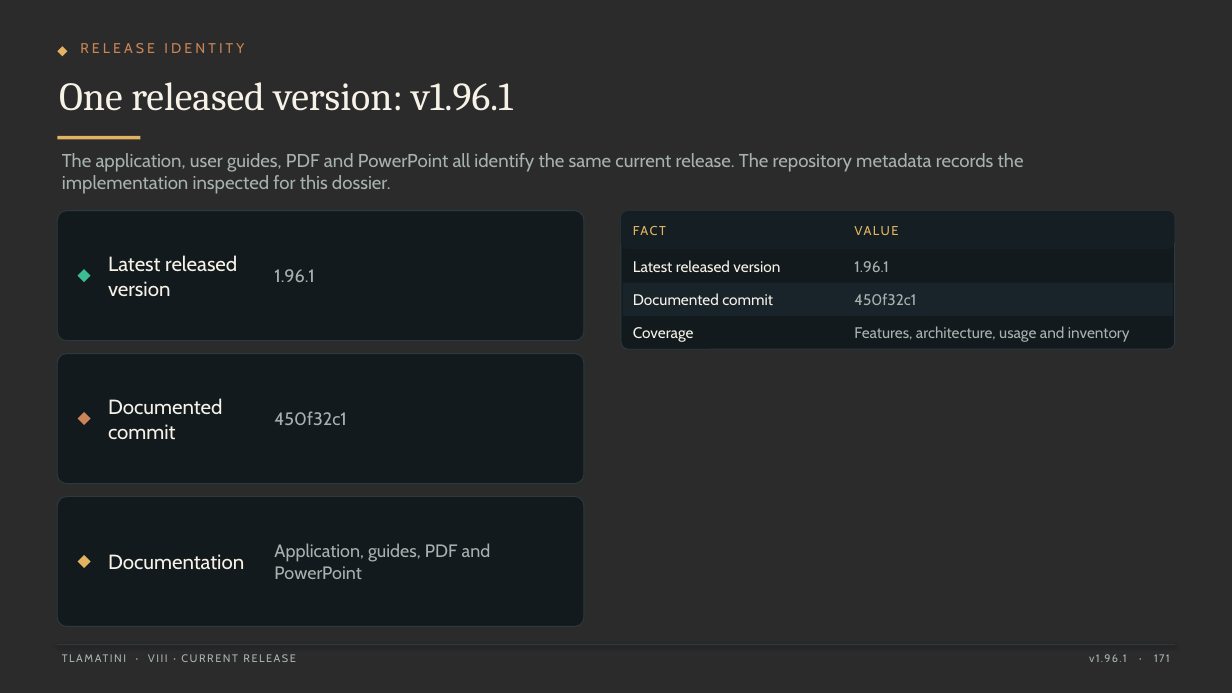
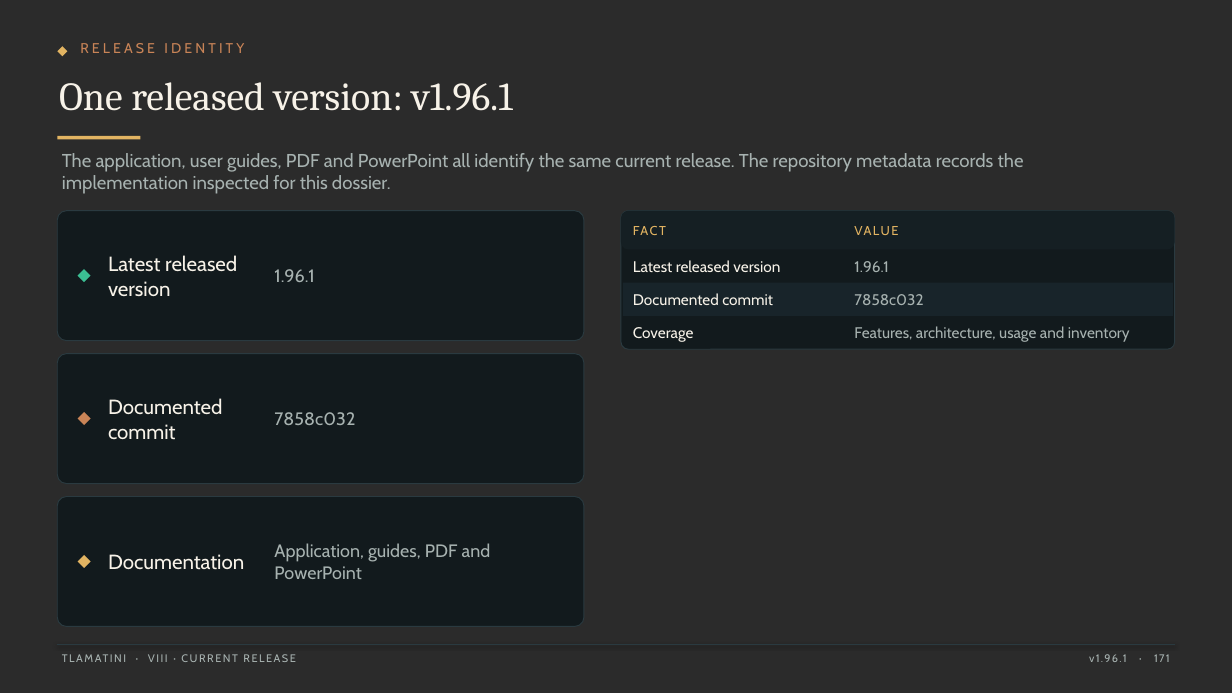
Before and after one commit to XAIHT/Tlamatini, a slide deck: slide 171 of Tlamatini_eXtended_Artificial_Intelligence_Humanly_Tempered.pptx. Drawn at 1232x693 pixels with LibreOffice and Linux fonts; fonts in the diff are those of the drawing; background and template pictures are left out; a plain dark background stands for a picture behind light text. Boxes give left, top, right and bottom in pixels: in the first picture for what was removed or moved away, otherwise in the second. Text is boxed around its words. In the diff, an @@ line names an element or a change of style, - is before the commit and + after.

```diff
--- a/Tlamatini_eXtended_Artificial_Intelligence_Humanly_Tempered.pptx
+++ b/Tlamatini_eXtended_Artificial_Intelligence_Humanly_Tempered.pptx
@@ text at [854,294,923,305]: text changed @@
-450f32c1
+7858c032
@@ text at [274,412,355,425]: text changed @@
-450f32c1
+7858c032
```
Also in this commit, not shown: 29 other slides changed, 2 other files.
